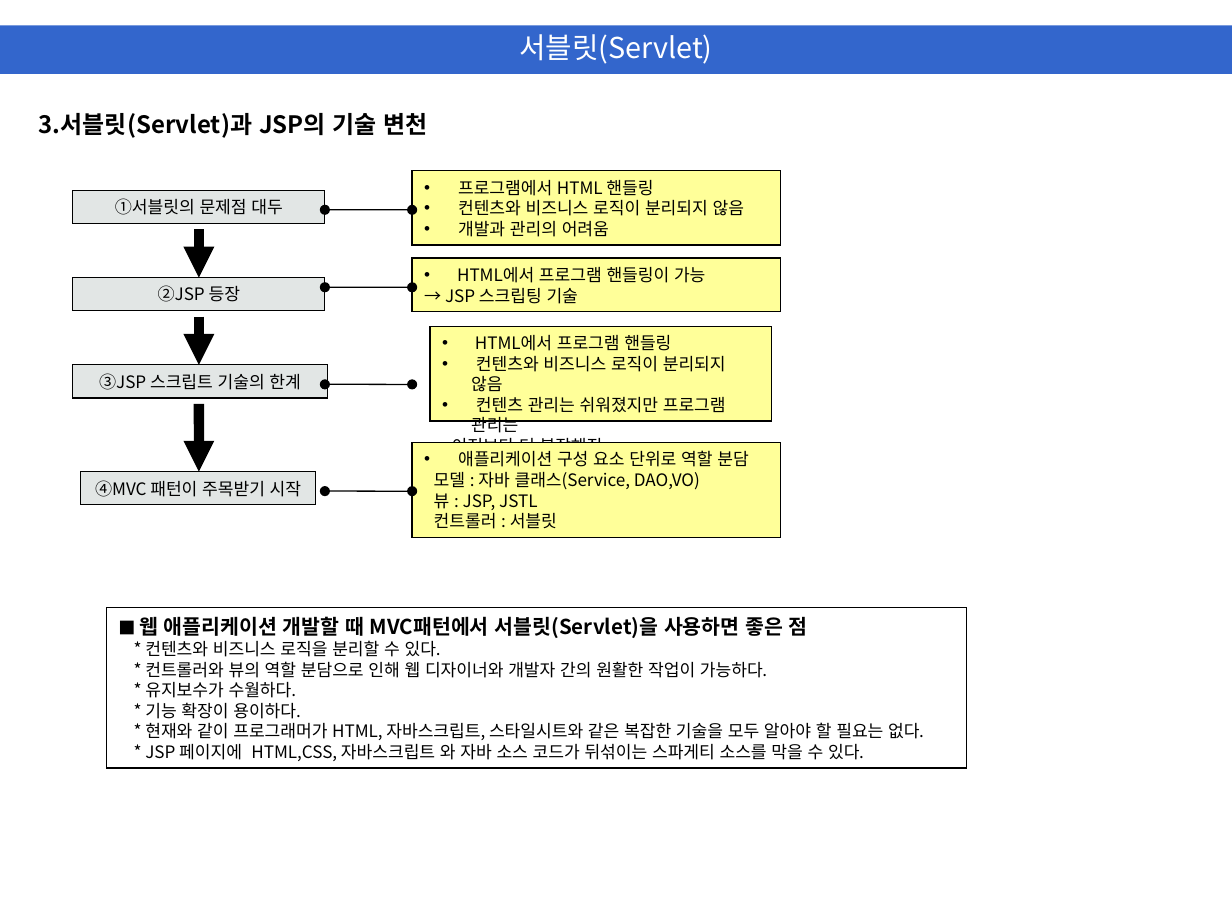
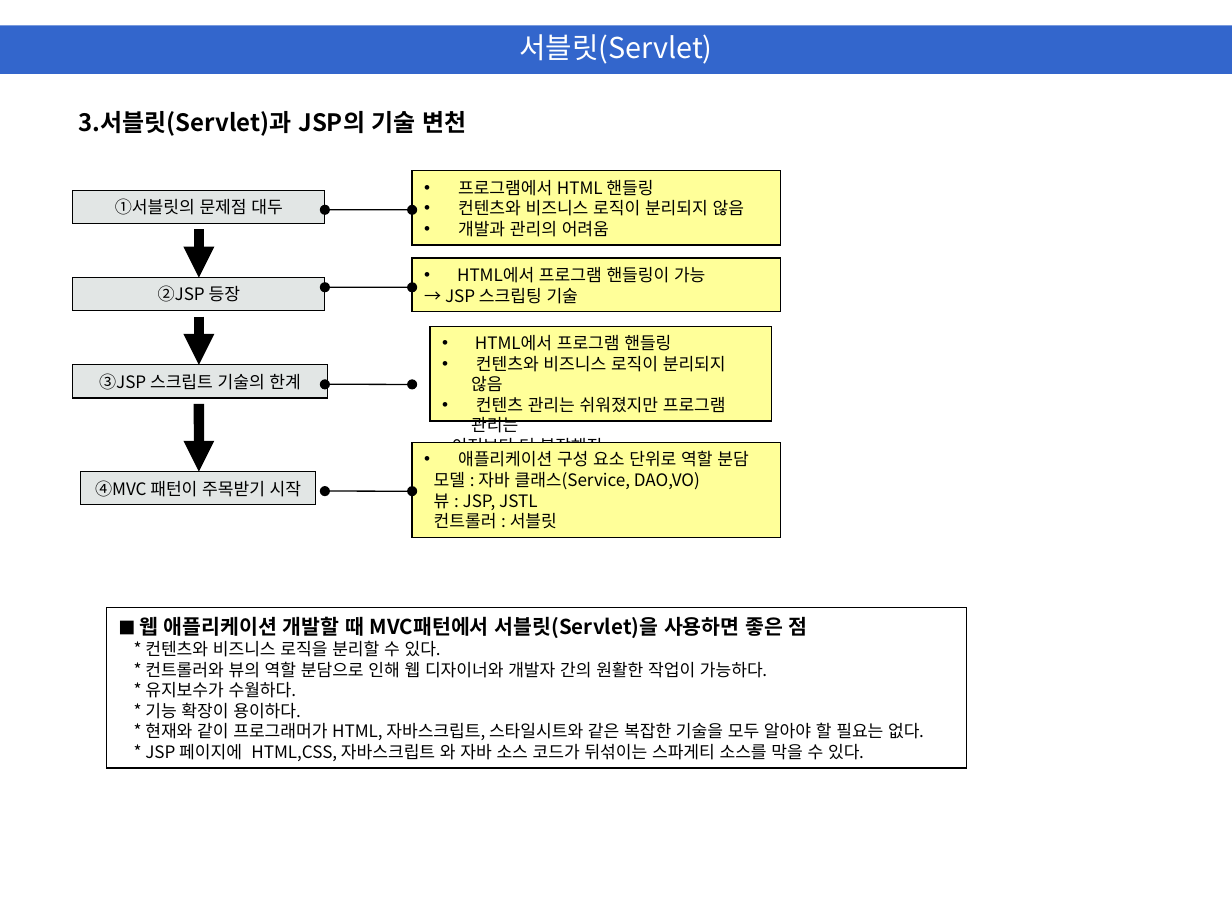
Before and after one commit to Dorf99/TIL, a slide deck: slide 2 of Servlet/servlet.ppt. Drawn at 1232x924 pixels with LibreOffice and Linux fonts; fonts in the diff are those of the drawing. Boxes give left, top, right and bottom in pixels: in the first picture for what was removed or moved away, otherwise in the second. Text is boxed around its words. In the diff, an @@ line names an element or a change of style, - is before the commit and + after.

```diff
--- a/Servlet/servlet.ppt
+++ b/Servlet/servlet.ppt
@@ text "3.서블릿(Servlet)과 JSP의 기술 변천": place and size @@
-text "3.서블릿(Servlet)과 JSP의 기술 변천" at [39,113,427,138]
+text "3.서블릿(Servlet)과 JSP의 기술 변천" at [78,111,467,136]
```
Also in this commit, not shown: 1 other slide changed, 2 other files.
